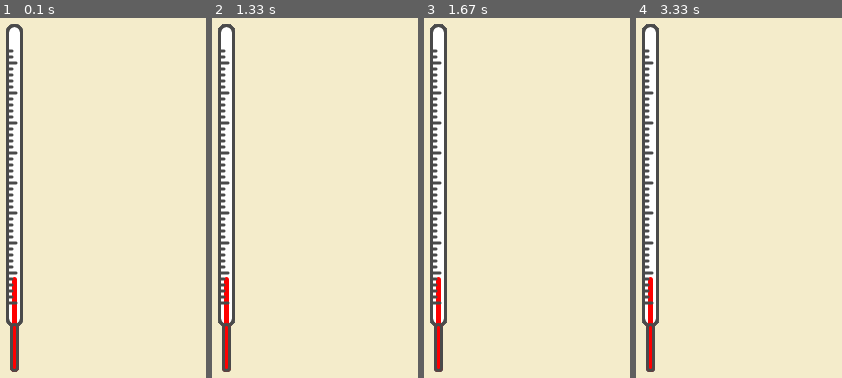
Above: before the commit, frames 1-4 (left to right).
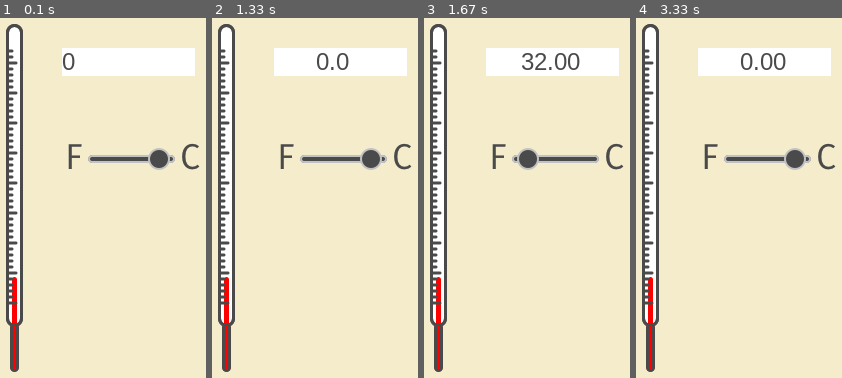
Above: after the commit, the same moments.

Repository: Gimpana/termomecoConPygame
Game: pygame game, started from termometroPygame.py
The game is run twice, just before and just after one commit, with the same random seed, the same clock (stepped at 60 frames per second) and the same inputs.
Inputs (mouse positions are in pixels of both pictures, inside the frame that each line leads up to):
- Up to frame 1 (0.1 s): no input
- Up to frame 2 (1.33 s): click (312, 198) at 0.38 s; click (315, 226) at 0.72 s; hold Backspace from 1 s (still down)
- Up to frame 3 (1.67 s): release Backspace at 1.47 s; click (outside the picture) at 1.55 s
- Up to frame 4 (3.33 s): click (743, 57) at 1.88 s; click (722, 306) at 2.22 s; click (726, 126) at 2.55 s; click (695, 111) at 2.88 s; click (813, 162) at 3.22 s

The runs differ from the first frame. In frame 1, 6.7% of the frame differs, in the area x 2-97%, y 1-99%; in frame 2, 6.7%; in frame 3, 6.7%; in frame 4, 6.7%.

Commit message:
Commit final

Diff:
--- a/termometroPygame.py
+++ b/termometroPygame.py
@@ -5,15 +5,66 @@
     def __init__(self):
         self.custome = pygame.image.load("media/termo1.png")
 
+    def convertir(self, grados, toUnidad):
+        if toUnidad == "F":
+            resultado = grados * 9/5 +32
+        elif toUnidad == "C":
+            resultado = (grados - 32) * 5/9
+        else:
+            resultado = grados
+
+        return "{:10.2f}".format(resultado)
+
+
+class Selector():
+    __tipoUnidad = None
+
+    def __init__(self, unidad="C"):
+        self.__customes = []
+        self.__customes.append(pygame.image.load("media/posiF.png"))
+        self.__customes.append(pygame.image.load("media/posiC.png"))
+        self.__tipoUnidad = unidad
+
+
+    def custome(self):
+        if self.__tipoUnidad == "F":
+            return self.__customes[0]
+        else:
+            return self.__customes[1]
+
+
+    def change(self):
+        if self.__tipoUnidad == "F":
+            self.__tipoUnidad = "C"
+        else:
+            self.__tipoUnidad = "F"
+
+    def unidad(self):
+        return self.__tipoUnidad
+
 class NumberInput():
     __value = 0
-    __strValue = "0"
+    __strValue = ""
     __position = [0,0]
     __size = [0,0]
+    __pointsCount = 0
 
     def __init__(self, value=0):
         self.__font = pygame.font.SysFont("Arial", 24)
-
+        self.value(value)
+
+    def on_event(self, event):
+        if event.type == KEYDOWN:
+            if event.unicode.isdigit() and len(self.__strValue) < 10 or (event.unicode == "." and self.__pointsCount == 0):
+                self.__strValue += event.unicode
+                self.value(self.__strValue)
+                if event.unicode == ".":
+                    self.__pointsCount += 1
+            elif event.key == K_BACKSPACE:
+                if self.__strValue[-1] == ".":
+                    self.__pointsCount -= 1
+                self.__strValue = self.__strValue[:-1]
+                self.value(self.__strValue)
 
     def render(self):
         textBlock = self.__font.render(self.__strValue, True, (74,74,74))
@@ -35,8 +86,12 @@
         else:
             val = str(val)
             try:
-                self.__value = int(val)
+                self.__value = float(val)
                 self.__strValue = val
+                if "." in self.__strValue:
+                    self.__pointsCount = 1
+                else:
+                    self.__pointsCount = 0
             except:
                 pass
 
@@ -104,12 +159,13 @@
     def __init__(self):
         self.__screen = pygame.display.set_mode((290, 415))
         pygame.display.set_caption("Termometro")
-        self.__screen.fill((244,236,203))
 
         self.termometro = Termometro()
         self.entrada = NumberInput()
         self.entrada.pos([106,58])
         self.entrada.size([133,28])
+
+        self.selector = Selector()
 
     def __on_closed(self):
         pygame.quit()
@@ -122,8 +178,28 @@
                 if event.type == QUIT:
                     self.__on_closed()
 
-
+                self.entrada.on_event(event)
+
+                if event.type == MOUSEBUTTONDOWN:
+                    self.selector.change()
+                    grados = self.entrada.value()
+                    nuevaUnidad = self.selector.unidad()
+                    temperatura = self.termometro.convertir(grados, nuevaUnidad)
+                    self.entrada.value(temperatura)
+
+            #Pintamos el fondo de pantalla
+            self.__screen.fill((244,236,203))
+
+            #Pintamos el termometro en su posicion
             self.__screen.blit(self.termometro.custome,(50,34))
+
+            #Pintamos el cuadro de texto
+            text = self.entrada.render() #Obtenemos rectangulo blanco y fot de texto y lo asignamos a text
+            pygame.draw.rect(self.__screen, (255,255,255), text[0]) #Creacmos rectangulo blanco en con sus datos (posición y tamaño) text[0]
+            self.__screen.blit(text[1], self.entrada.pos()) #Pintamos la foto del texto (text[1])
+
+            #Pintamos el selector
+            self.__screen.blit(self.selector.custome(), (112,153))
 
             pygame.display.flip()
 
